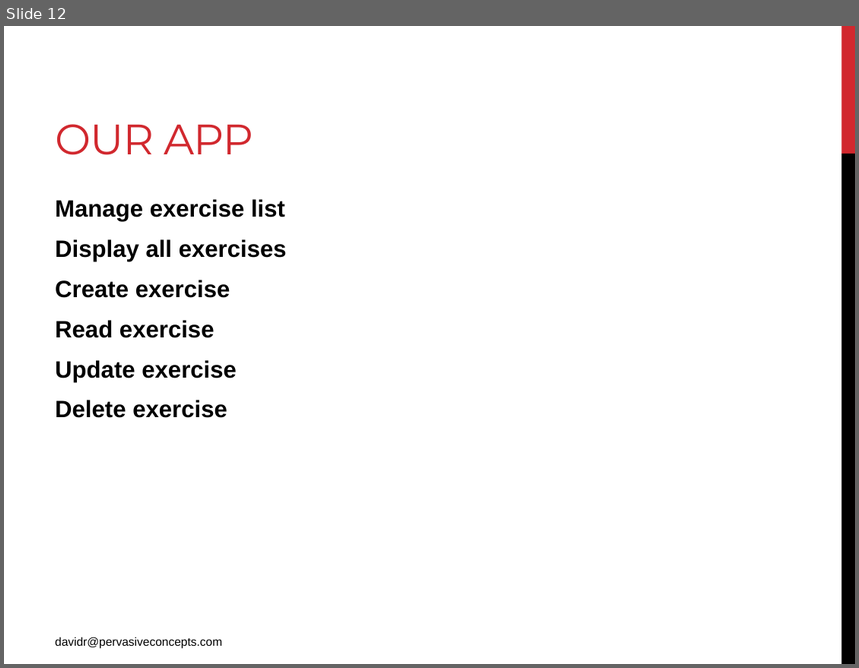
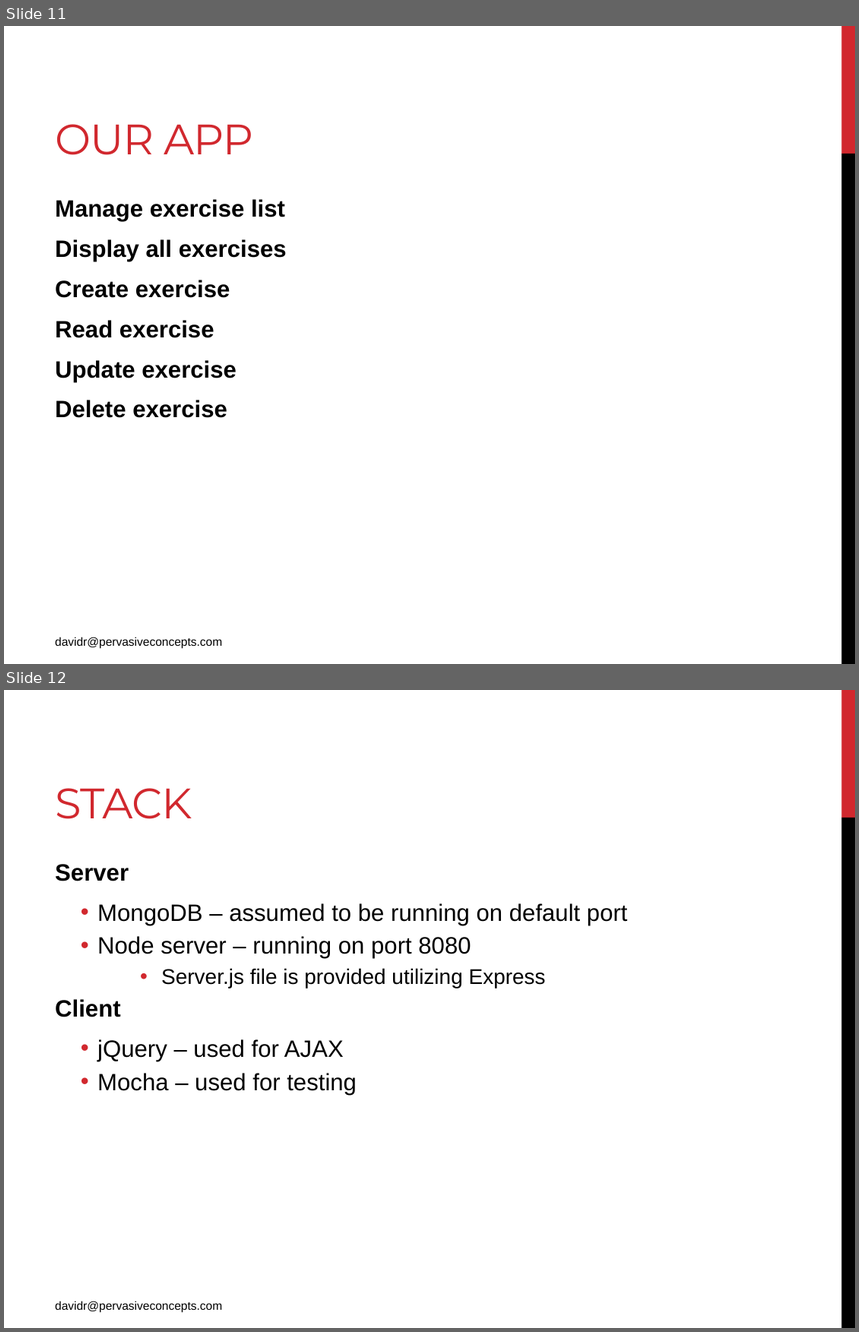
Before and after one commit to pcdwr/ClubAJAXBDD, a slide deck: Presentation/Presentation.pptx. Shown one above the other, each under a label of ours: slide 12 before the commit, slides 11 and 12 after it. The pictures are 859x668 and 859x1332 pixels, drawn with LibreOffice and Linux fonts; fonts in the diff are those of the drawing. Boxes give left, top, right and bottom in pixels: in the first picture for what was removed or moved away, otherwise in the second. Text is boxed around its words. In the diff, an @@ line names an element or a change of style, - is before the commit and + after.

```diff
--- a/Presentation/Presentation.pptx
+++ b/Presentation/Presentation.pptx
@@ slide 12 added at [4, 690, 855, 1328], background #FFFFFF; not listed: 2 template elements that a slide beside it also shows @@
@@ title added at [55, 788, 192, 819], 36 pt, text #D1282E @@
+STACK
@@ text added at [55, 864, 628, 1095], 20 pt, text #000000 @@
+Server
+  • MongoDB – assumed to be running on default port
+  • Node server – running on port 8080
+    • Server.js file is provided utilizing Express
+Client
+  • jQuery – used for AJAX
+  • Mocha – used for testing
@@ text added at [55, 1301, 222, 1312], 10 pt, text #000000 @@
+davidr@pervasiveconcepts.com
@@ what was slide 12 is now slide 11 @@
```
Also in this commit, not shown: 2 slides changed, 1 other slide added, 1 slide removed, 15 other files.
